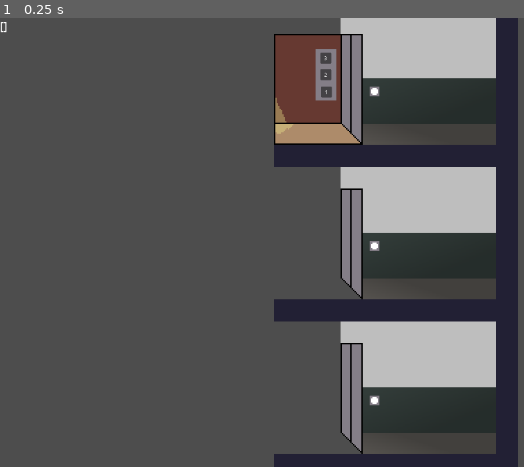
Above: before the commit, frame 1.
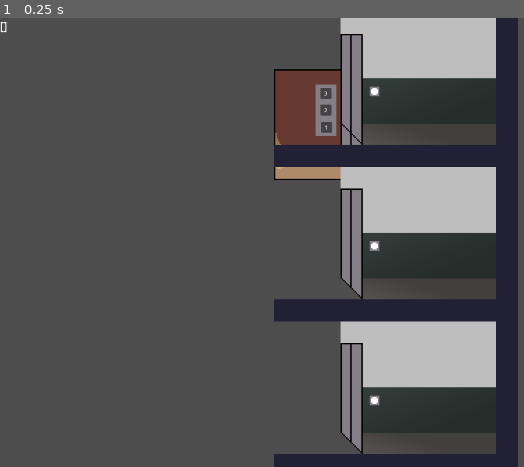
Above: after the commit, the same moment.

Repository: uvaprol/ElevtorBrain
Game: Godot game, scene res://scripts/main.tscn
Two runs of this game, one before a commit and one after it. Both use one fixed random seed, a clock stepped at 60 frames per second and the inputs below.
Inputs:
- Up to frame 1 (0.25 s): no input

The runs differ from the first frame. In frame 1, 2.5% of the frame differs, in the area x 52-70%, y 3-37%.

Commit message:
floor finding

Diff:
--- a/scripts/elevator.gd
+++ b/scripts/elevator.gd
@@ -1,17 +1,23 @@
 extends Node2D
 
 #
-const FLOOR = [633, 410, 187]
+var floor_y = []
 var task = null
 var move_direction = null
 
+func _ready() -> void:
+	for child in $"..".get_children():
+		if child.name.find('Floor') != -1:
+			floor_y.append(child.position.y)
+	#floor_y.sort()
+	print(floor_y)
 
 func _process(_delta: float) -> void:
 	if task and $Timer.is_stopped():
-		if position.y < FLOOR[task - 1]:
+		if position.y < floor_y[task - 1]:
 			position.y += 1
 			move_direction = 'down'
-		elif position.y > FLOOR[task - 1]:
+		elif position.y > floor_y[task - 1]:
 			position.y -= 1
 			move_direction = 'up'
 		else:
--- a/scripts/main.tscn
+++ b/scripts/main.tscn
@@ -8,7 +8,7 @@
 script = ExtResource("1_irwmq")
 
 [node name="Elevator" parent="." instance=ExtResource("2_hakmx")]
-position = Vector2(448, 103.00001)
+position = Vector2(448.1, 154)
 scale = Vector2(0.99803394, 0.99803394)
 
 [node name="Floor1" parent="." instance=ExtResource("3_0nr8p")]
